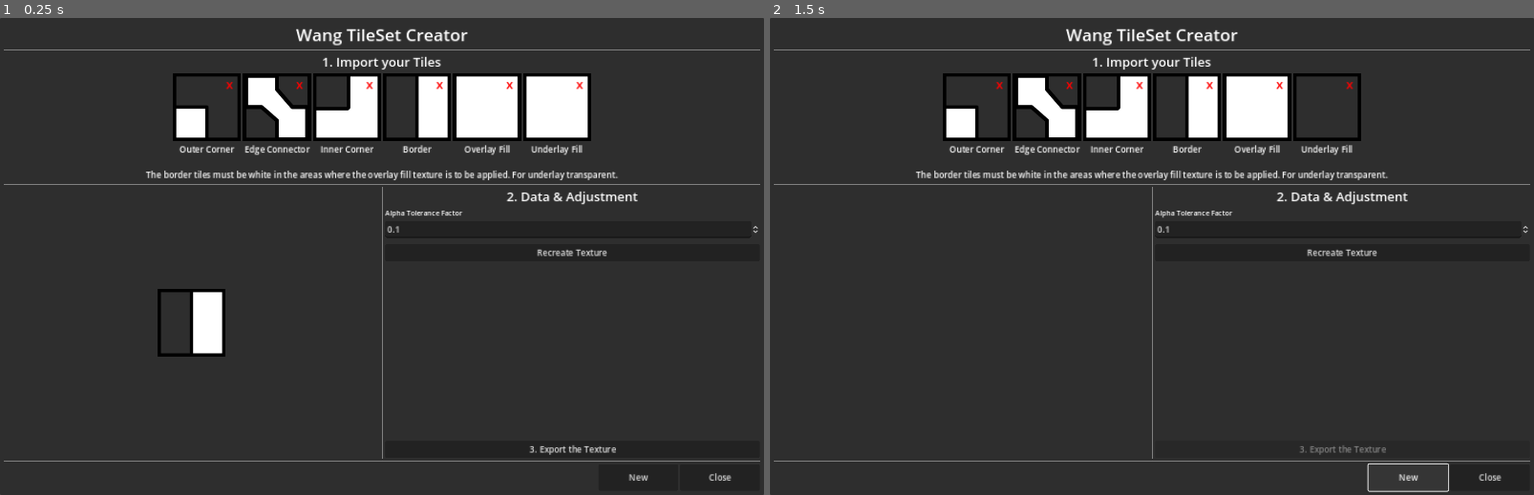
Above: before the commit, frames 1-2 (left to right).
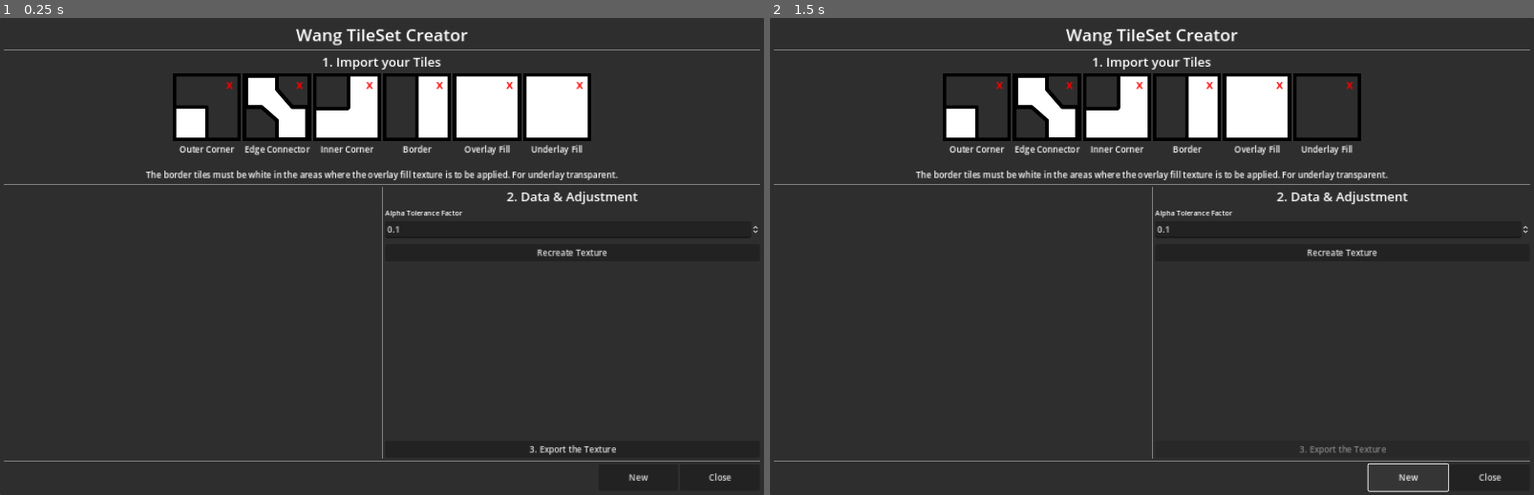
Above: after the commit, the same moments.

Repository: kleingeist37/godot-wang-converter
Game: Godot game, scene res://scenes/wang_creator/wang_creator.tscn
The game is run twice, just before and just after one commit, with the same random seed, the same clock (stepped at 60 frames per second) and the same inputs.
Inputs:
- Up to frame 1 (0.25 s): no input
- Up to frame 2 (1.5 s): click "New" at 0.5 s; click "New" at 1.25 s

The runs differ from the first frame. In frame 1, 0.8% of the frame differs, in the area x 20-30%, y 56-71%; in frame 2, nothing differs.

Commit message:
remove debug image from preview texture

Diff:
--- a/scenes/wang_creator/wang_creator.tscn
+++ b/scenes/wang_creator/wang_creator.tscn
@@ -205,7 +205,6 @@
 unique_name_in_owner = true
 layout_mode = 2
 size_flags_vertical = 3
-texture = ExtResource("7_kgrkw")
 expand_mode = 2
 stretch_mode = 3
 
